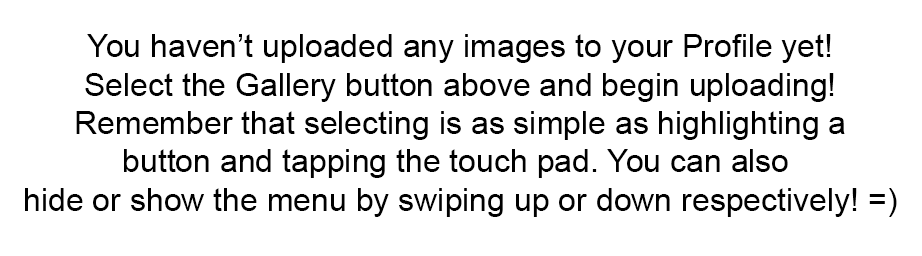
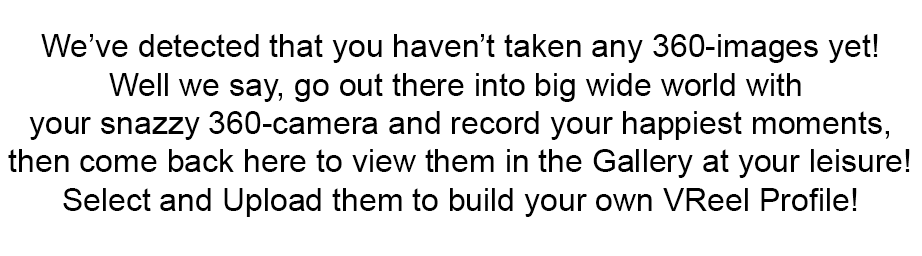
Layered file, before and after one edit (922x256). Changes by layer:
added layer "We’ve detected that you haven’t taken any 360-images yet! Well" above "You haven’t uploaded any images to your Profile yet! Select the" over [8, 34, 910, 217]
hid "You haven’t uploaded any images to your Profile yet! Select the" over [25, 34, 897, 217]
